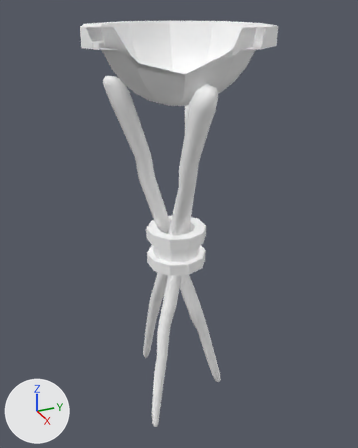
One commit to the FBX model Assets/Models/Torchlight.fbx: the scene before it, then after it.
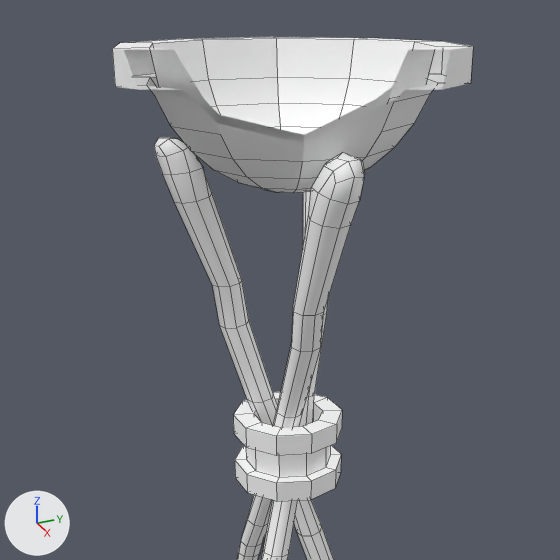
There are two pictures of each version: one whole from a 50 mm camera at (0.0683, -0.0305, 0.0702) aimed at (-0.0009, 0.0006, 0.0357), one close up on the part from 5% to 91% of the width and 0% to 69% of the height. The lights are fixed; the arrows at lower left show +X, +Y and +Z. The close-ups show mesh edges as thin lines. Everything nearer to the camera than a plane just in front of the edit is cut away. Objects named as collision shapes, trigger or cutter boxes, shadow casters or lower levels of detail are left out. Where no turn or scale is listed for an object, it has been applied to the vertices.

In view in the first close-up: 'TorchLOD0'.
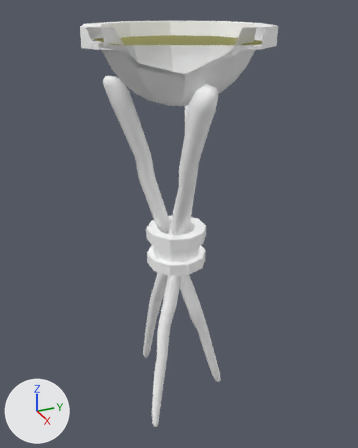
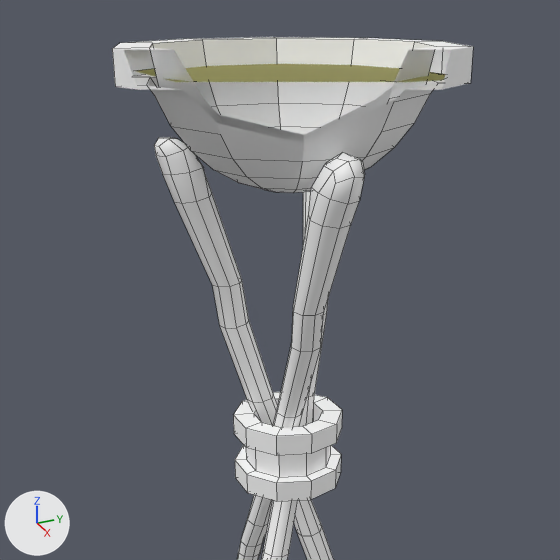
Pixel boxes (x1, y1, x2, y2) of what changed, in the close-ups (560 x 560 px):
```json
{"part": 1, "of": "me_mesh", "change": "added", "after": [136, 64, 445, 82], "on screen": "yellow"}
```

Edits to the scene script, one JSON object a line:
```json
{"op": "add", "block": "mat_oil", "code": ["mat_oil = principled_material('Oil')", "mat_oil.base_color = (0.252, 0.243, 0.0615)  # yellow #898746", "mat_oil.roughness = 0.749"]}
{"block": "me_mesh", "where": "me_mesh.from_pydata(...)  # 638 vertices, 640 faces; spans x -0.0132..0.0132, y -0.0138..0.0138, z 0.0..0.0667"}
{"block": "me_mesh", "where": "# used by ob_torchlod0; location = (0.0, 0.0, 0.0)"}
{"block": "me_mesh", "where": "# verts and faces of me_mesh; kept vertices keep their numbers, new ones are numbered from 638"}
{"block": "me_mesh", "change": "me_mesh part 1"}
{"op": "add", "block": "me_mesh", "code": "verts[638] = (-0.0074, -0.0105, 0.0647)  # pixel (133, 70)"}
{"op": "add", "block": "me_mesh", "code": "verts[639] = (-0.0105, -0.0066, 0.0647)"}
{"op": "add", "block": "me_mesh", "code": "verts[640] = (-0.0105, 0.0069, 0.0647)"}
{"op": "add", "block": "me_mesh", "code": "verts[641] = (-0.0065, 0.0105, 0.0647)"}
{"op": "add", "block": "me_mesh", "code": "verts[642] = (0.007, 0.0105, 0.0647)"}
{"op": "add", "block": "me_mesh", "code": "verts[643] = (0.0105, 0.007, 0.0647)  # pixel (440, 80)"}
{"op": "add", "block": "me_mesh", "code": "verts[644] = (0.0105, -0.0059, 0.0647)"}
{"op": "add", "block": "me_mesh", "code": "verts[645] = (0.0063, -0.0105, 0.0647)"}
{"op": "add", "block": "me_mesh", "code": "faces += [(638, 645, 644, 643, 642, 641, 640, 639)]  # mat_oil (yellow #898746)"}
{"op": "add", "block": "me_mesh", "code": "me_mesh.materials.append(mat_oil)  # yellow #898746"}
```
